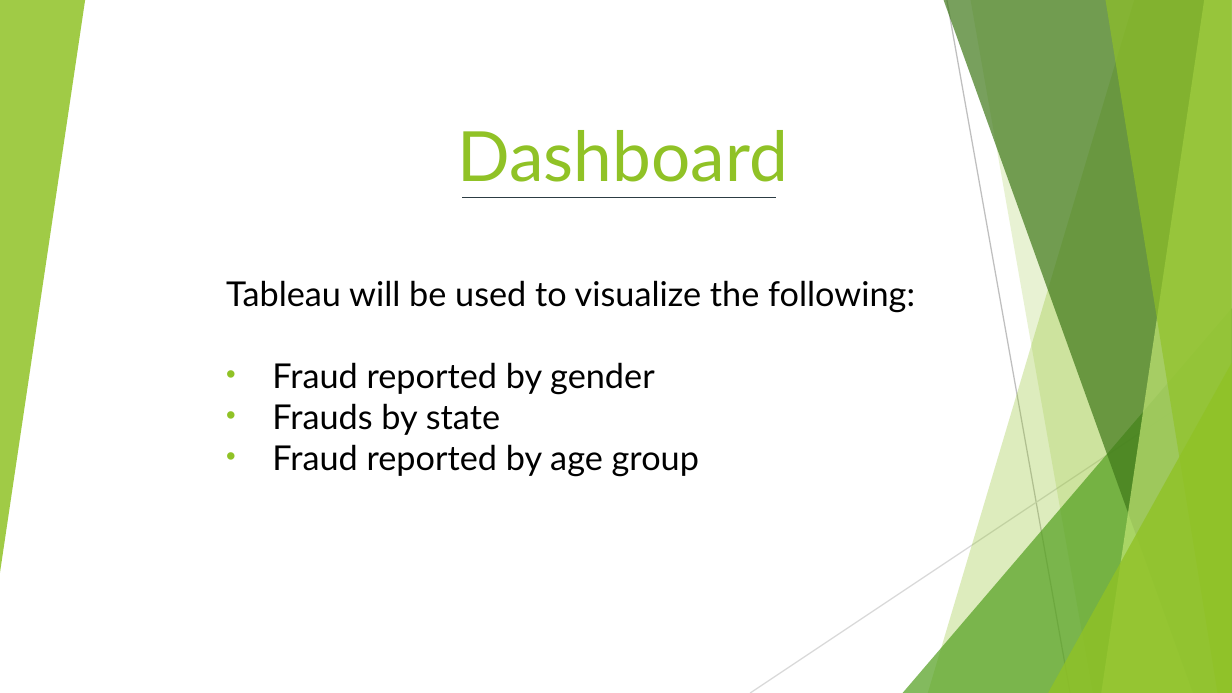
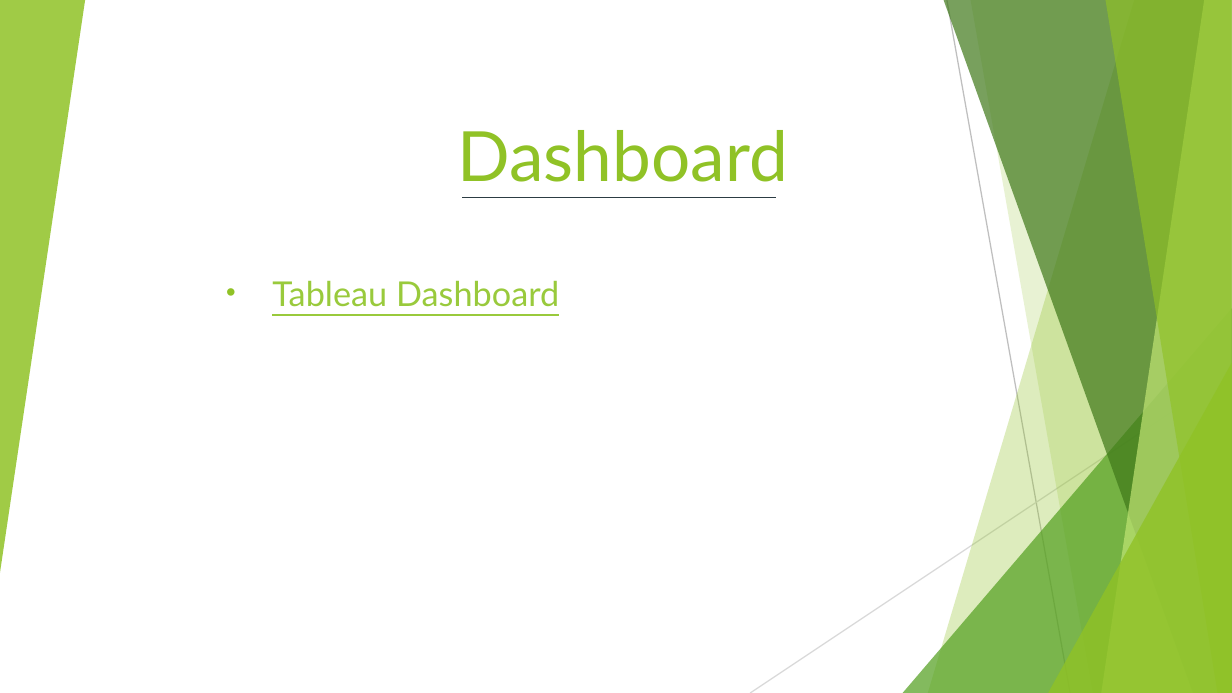
Before and after one commit to GerlechJen/Predicting-Auto-Insurance-Fraud-Claims, a slide deck: slide 15 of Team_6.pptx (slide 12 before the commit). Drawn at 1232x693 pixels with LibreOffice and Linux fonts; fonts in the diff are those of the drawing. Boxes give left, top, right and bottom in pixels: in the first picture for what was removed or moved away, otherwise in the second. Text is boxed around its words. In the diff, an @@ line names an element or a change of style, - is before the commit and + after.

Commit message:
Updated ppt

```diff
--- a/Team_6.pptx
+++ b/Team_6.pptx
@@ subtitle at (x1=272, y1=280, x2=559, y2=307): text changed; text colour #000000 to #99CA3C @@
-Tableau will be used to visualize the following:
-• Fraud reported by gender
-• Frauds by state
-• Fraud reported by age group
+• Tableau Dashboard
```
Also in this commit, not shown: 3 other slides changed, 5 slides added, 2 other files.
